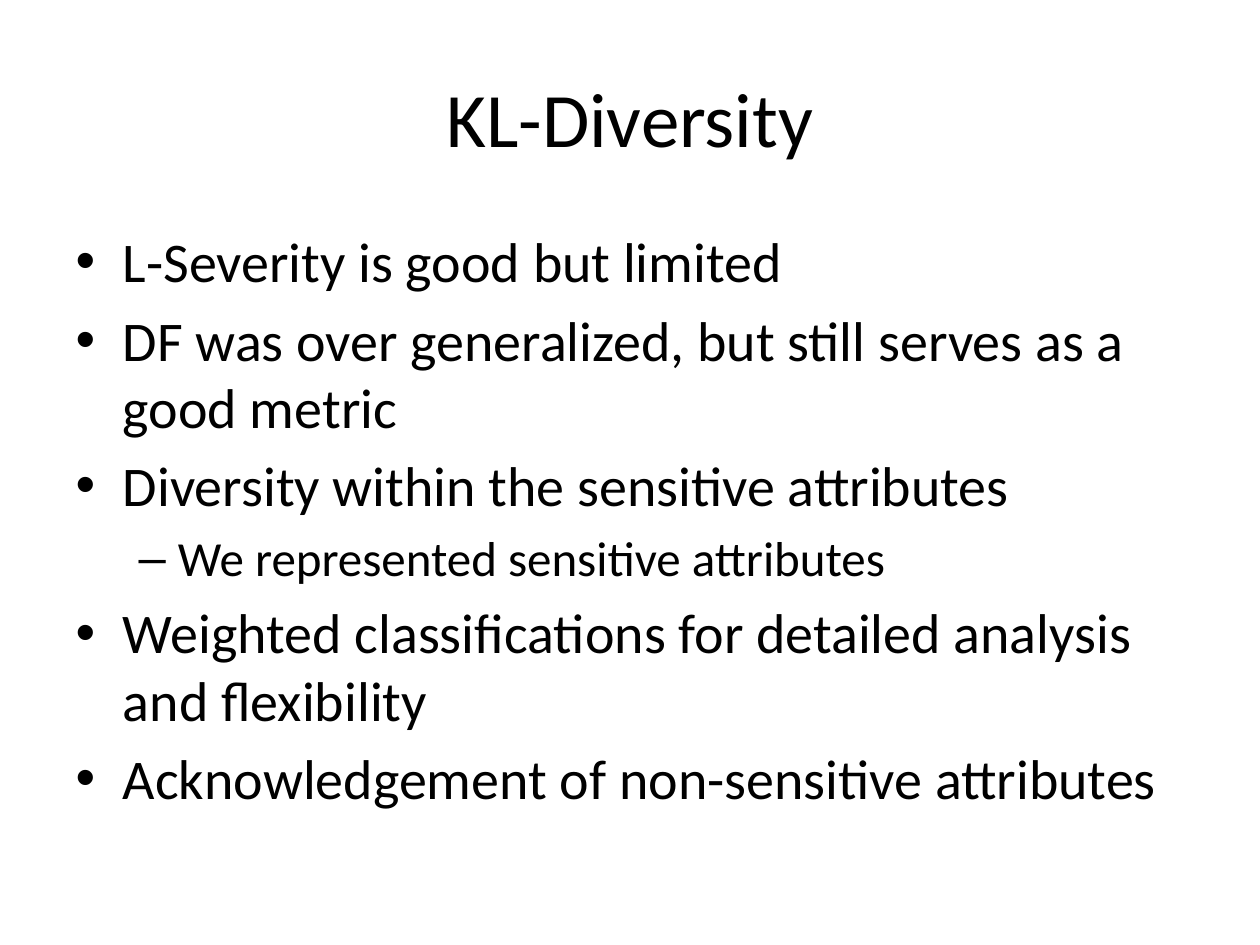
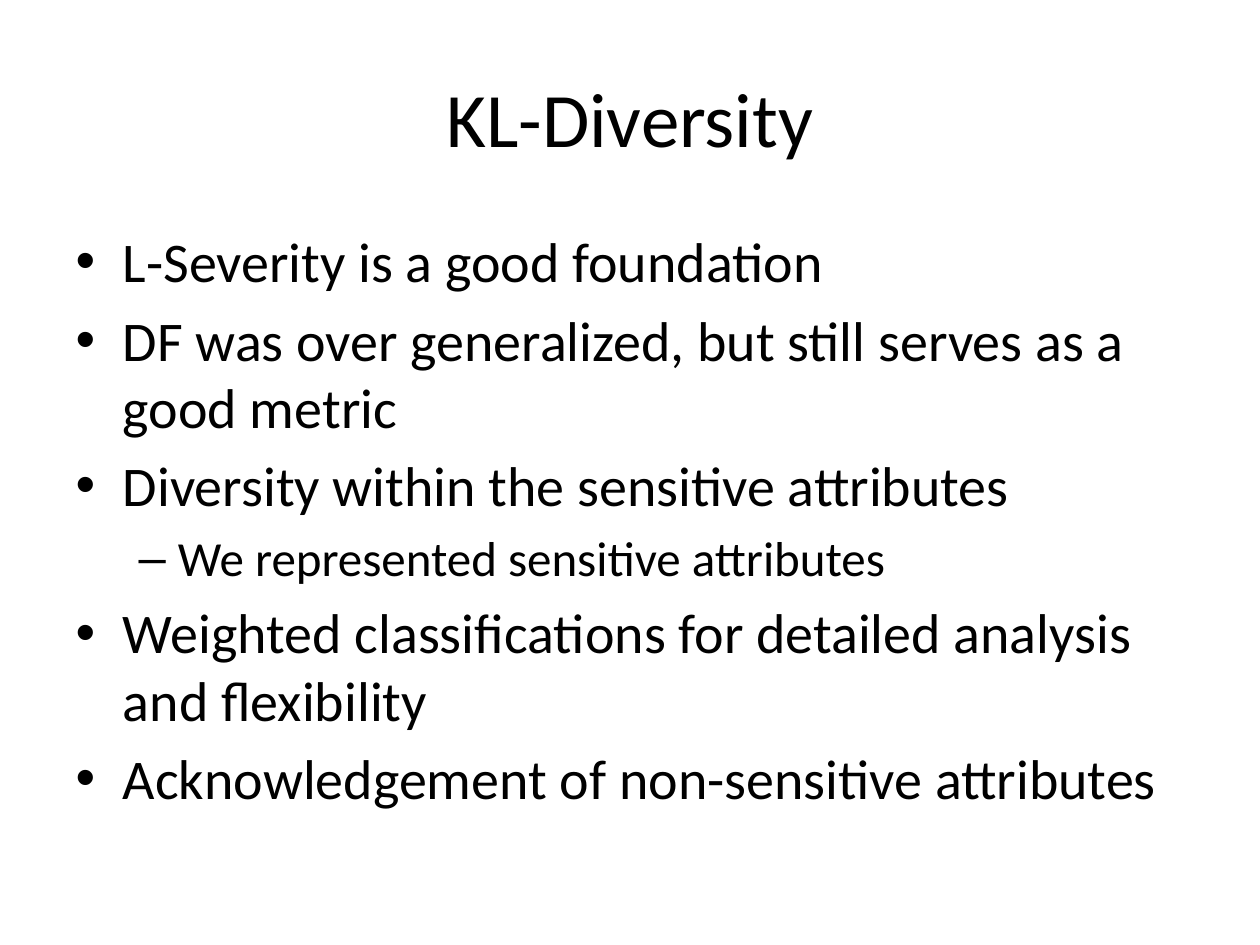
Before and after one commit to jayvelasco1990/big-data, a slide deck: slide 46 of Final Project/draft_presentation.pptx (slide 44 before the commit). Drawn at 1260x945 pixels with LibreOffice and Linux fonts; fonts in the diff are those of the drawing. Boxes give left, top, right and bottom in pixels: in the first picture for what was removed or moved away, otherwise in the second. Text is boxed around its words. In the diff, an @@ line names an element or a change of style, - is before the commit and + after.

```diff
--- a/Final Project/draft_presentation.pptx
+++ b/Final Project/draft_presentation.pptx
@@ text at box(123, 243, 822, 292): text changed @@
-• L-Severity is good but limited
+• L-Severity is a good foundation
```
Also in this commit, not shown: 19 other slides changed, 7 slides added, 5 slides removed.
